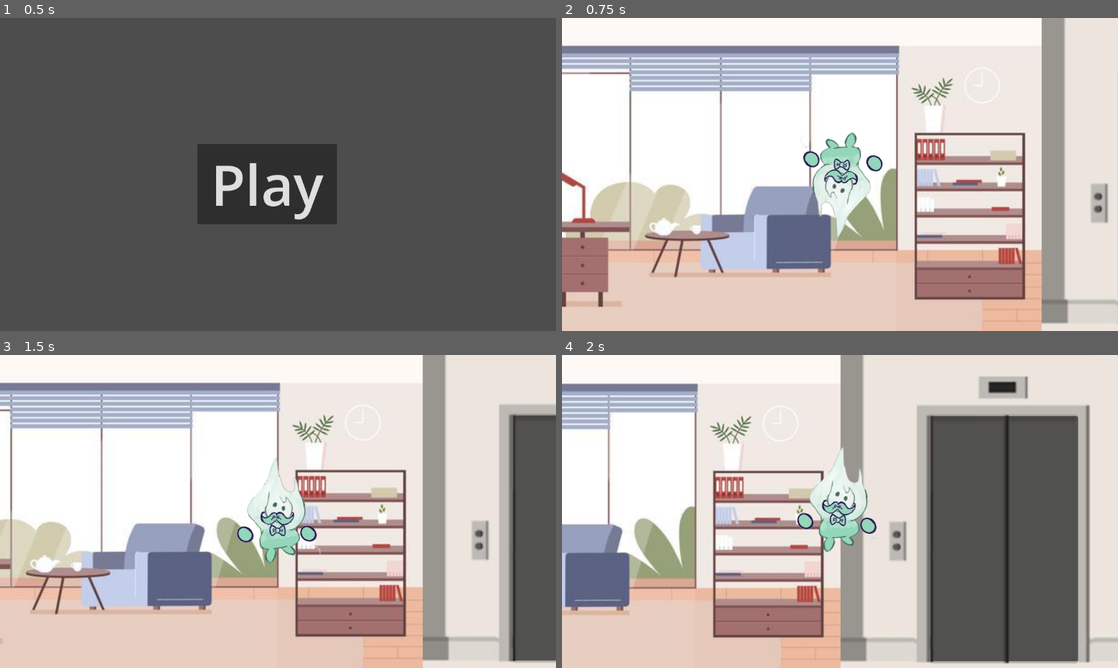
Above: before the commit, frames 1-4 (two rows, left to right).
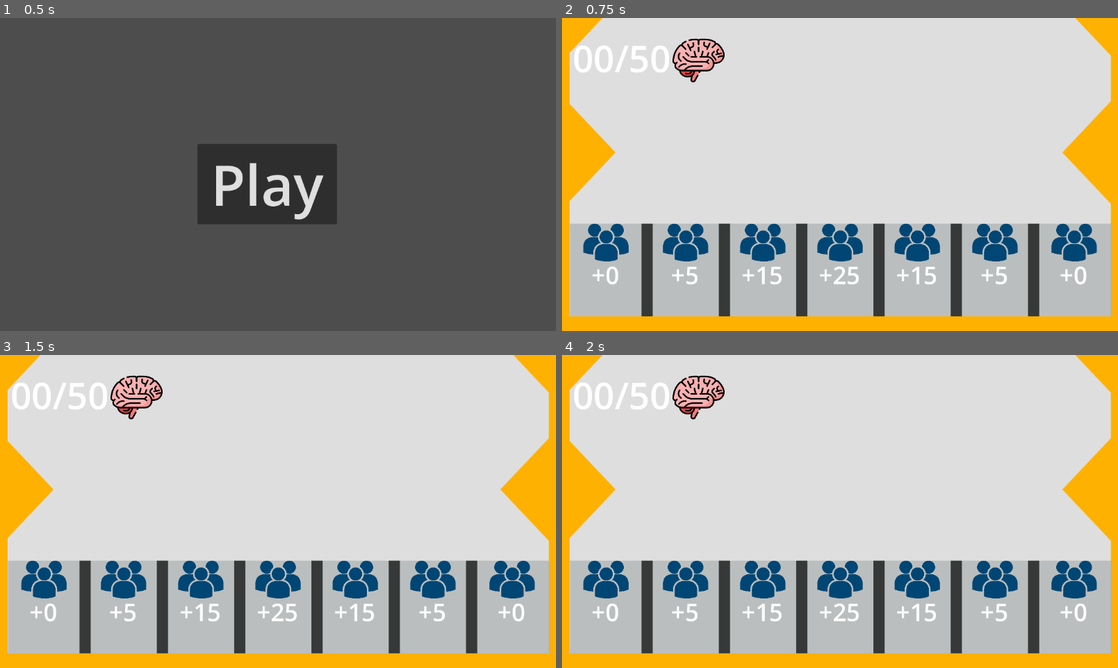
Above: after the commit, the same moments.

Repository: T3C-NEO/GoM-prototype
Game: Godot game, scene res://menu.tscn
Same seed, same stepped clock (60 frames per second), same inputs: the game is played once before the commit and once after it.
Inputs (mouse positions are in pixels of both pictures, inside the frame that each line leads up to):
- Up to frame 1 (0.5 s): no input
- Up to frame 2 (0.75 s): click "Play" at 0.5 s
- Up to frame 3 (1.5 s): tap Enter at 1.25 s; move the mouse to (400, 495) at 1.27 s; press the mouse at (400, 495) at 1.28 s; hold W (forward) from 1.28 s (still down)
- Up to frame 4 (2 s): keep holding W (forward)

Frame 1 is identical in both runs. In frame 2, 83% of the frame differs, in the area x 0-100%, y 0-100%; in frame 3, 80%; in frame 4, 77%.

Commit message:
added tap to move and made plinko first screen

Diff:
--- a/baby_changing_station.gd
+++ b/baby_changing_station.gd
@@ -11,10 +11,10 @@
 	if step1 == 0:
 		get_node("Icon3").visible = true
 	if step1 == -4:
-		visible = false
 		step1 = 2;
 		get_node("Icon").visible = true
 		get_node("Icon2").visible = true
+		visible = false
 
 
 
--- a/character_body_2d.gd
+++ b/character_body_2d.gd
@@ -10,7 +10,7 @@
 	mouse_position = get_global_mouse_position()
 
 	# This input will need to be created in the input map
-	if Input.is_action_pressed("forward"):
+	if Input.is_action_pressed("mouse_left"):
 		var direction = (mouse_position - position).normalized()
 		velocity = (direction * speed)
 
--- a/menu.gd
+++ b/menu.gd
@@ -12,4 +12,4 @@
 
 
 func _on_button_pressed() -> void:
-	get_tree().change_scene_to_file("res://overworld0.tscn")
+	get_tree().change_scene_to_file("res://plinko.tscn")
--- a/overworld.gd
+++ b/overworld.gd
@@ -1,6 +1,9 @@
 extends Node2D
 
 var playBox;
+@onready var tap = $TapHere;
+@onready var timer = $TapHere/Timer;
+var clicked = true;
 
 func _ready() -> void:
 	playBox = 	get_node("play");
@@ -8,6 +11,14 @@
 		get_node("Bad").visible = false
 		get_node("Button").queue_free()
 
+func _process(_delta: float) -> void:
+	if (clicked == false):
+		tap.modulate.a = 1-(timer.time_left);
+	if (clicked == true):
+		tap.modulate.a = (timer.time_left);
+	if (clicked == false and Input.is_action_pressed("mouse_left")):
+		clicked = true;
+		timer.start();
 
 func _on_button_pressed() -> void:
 	if playBox.visible == false:
@@ -37,3 +48,8 @@
 
 func _on_button_3_pressed() -> void:
 	get_tree().change_scene_to_file("res://overworld.tscn")
+
+
+func _on_timer_2_timeout() -> void:
+	timer.start();
+	clicked = false;
--- a/overworld0.tscn
+++ b/overworld0.tscn
@@ -1,10 +1,11 @@
-[gd_scene load_steps=8 format=3 uid="uid://boi04ubreq1xg"]
+[gd_scene load_steps=9 format=3 uid="uid://boi04ubreq1xg"]
 
 [ext_resource type="Script" path="res://overworld.gd" id="1_0u7lh"]
 [ext_resource type="Texture2D" uid="uid://bkwtlbf4q1cic" path="res://assets/corporate-office-flat-illustration-vector.jpg" id="2_j1ndj"]
 [ext_resource type="Texture2D" uid="uid://bbtr8ai31fia4" path="res://assets/elevator.png" id="3_dxnhk"]
 [ext_resource type="Texture2D" uid="uid://d3e5hjq3v36rx" path="res://assets/bad.png" id="5_b4vf7"]
 [ext_resource type="Texture2D" uid="uid://bcg75hwn4lksl" path="res://CEO.png" id="5_nynbn"]
+[ext_resource type="Texture2D" uid="uid://bprpgkyclvnwt" path="res://assets/sprites and images/tap here.png" id="6_gt2k2"]
 [ext_resource type="Texture2D" uid="uid://bchoy1ifddmg0" path="res://assets/Next floor.png" id="7_hsa3k"]
 [ext_resource type="PackedScene" uid="uid://dxn7a40jr2idf" path="res://character_body_2d.tscn" id="7_iss8g"]
 
@@ -44,8 +45,20 @@
 offset_right = 2002.0
 offset_bottom = 634.0
 
+[node name="TapHere" type="Sprite2D" parent="."]
+modulate = Color(1, 1, 1, 0)
+position = Vector2(980, 318)
+texture = ExtResource("6_gt2k2")
+
+[node name="Timer" type="Timer" parent="TapHere"]
+one_shot = true
+
+[node name="Timer2" type="Timer" parent="TapHere"]
+one_shot = true
+autostart = true
+
 [node name="CharacterBody2D" parent="." instance=ExtResource("7_iss8g")]
-position = Vector2(1091, 345)
+position = Vector2(438, 238)
 
 [node name="Camera2D" type="Camera2D" parent="CharacterBody2D"]
 limit_left = 0
@@ -104,5 +117,6 @@
 
 [connection signal="pressed" from="Button" to="." method="_on_button_pressed"]
 [connection signal="pressed" from="Button2" to="." method="_on_button_2_pressed"]
+[connection signal="timeout" from="TapHere/Timer2" to="." method="_on_timer_2_timeout"]
 [connection signal="pressed" from="play/PlayButton" to="." method="_on_play_button_pressed"]
 [connection signal="pressed" from="NextFloor/Button3" to="." method="_on_button_3_pressed"]
Binary file added: assets/sprites and images/tap here.jpg
Not shown, added: assets/sprites and images/tap here.jpg.import
Binary file added: assets/sprites and images/tap here.png
Not shown, added: assets/sprites and images/tap here.png.import
